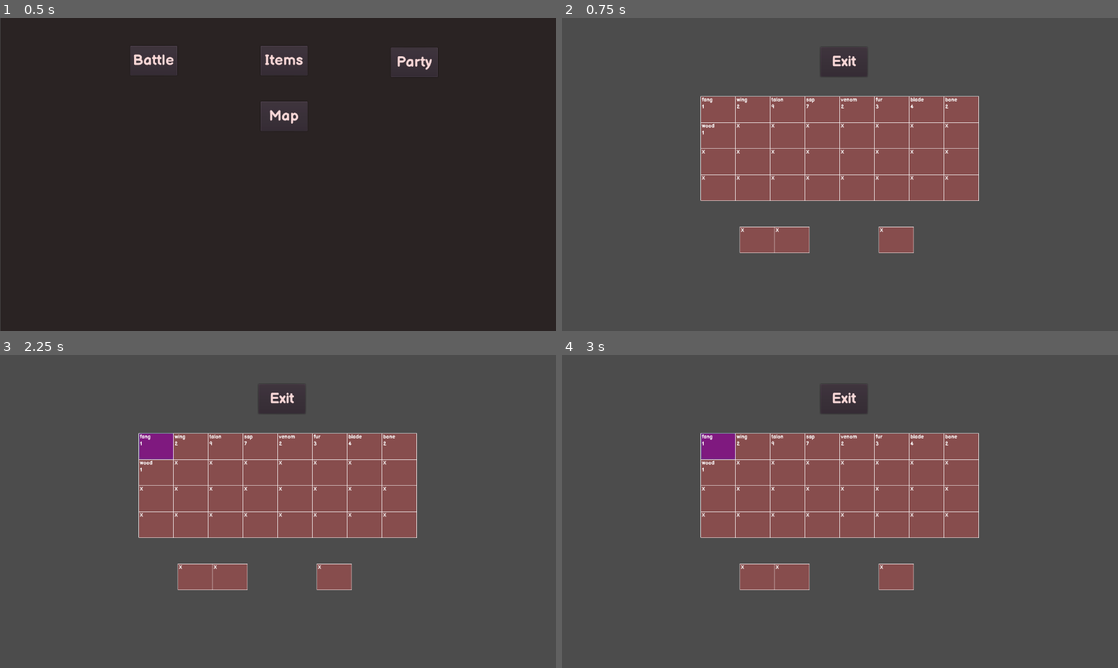
Above: before the commit, frames 1-4 (two rows, left to right).
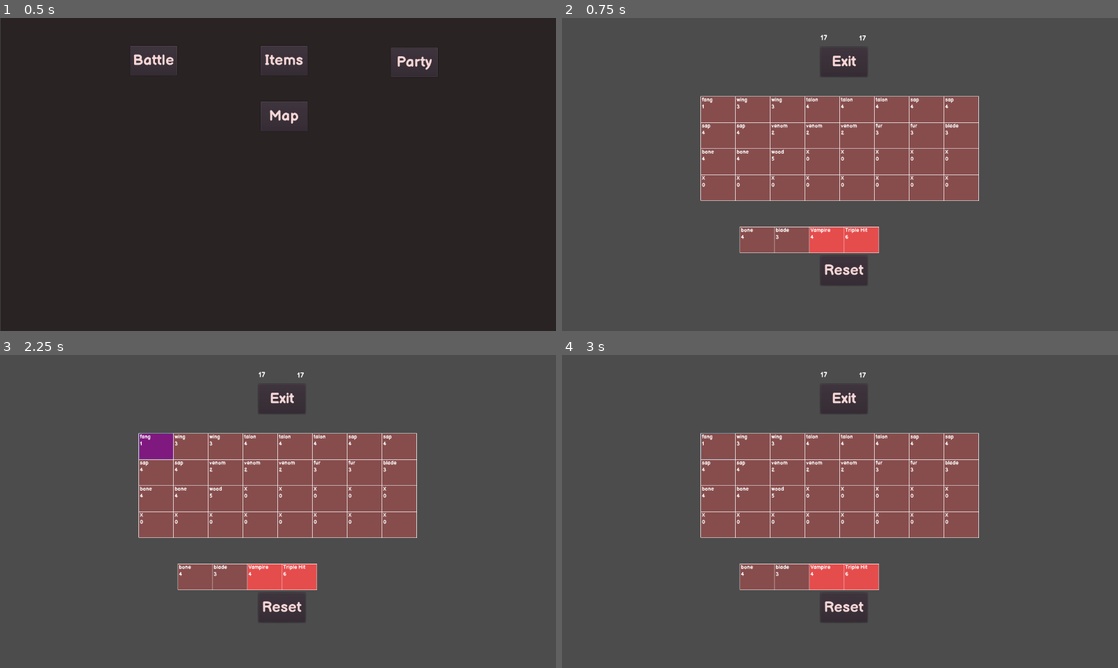
Above: after the commit, the same moments.

Repository: notMSB/shatterblade
Game: Godot game, scene res://src/Project/Debug.tscn
Two runs of this game, one before a commit and one after it. Both use one fixed random seed, a clock stepped at 60 frames per second and the inputs below.
Inputs (mouse positions are in pixels of both pictures, inside the frame that each line leads up to):
- Up to frame 1 (0.5 s): no input
- Up to frame 2 (0.75 s): click "Items" at 0.5 s
- Up to frame 3 (2.25 s): click (283, 608) at 1.25 s, where only the run after the commit has a clickable "Reset"; click (155, 445) at 2.02 s
- Up to frame 4 (3 s): click (717, 445) at 2.77 s

Frame 1 is identical in both runs. In frame 2, 2.8% of the frame differs, in the area x 25-72%, y 5-86%; in frame 3, 2.8%; in frame 4, 3.3%.

Commit message:
trading prototype

Diff:
--- a/src/Project/UI/Inventory.gd
+++ b/src/Project/UI/Inventory.gd
@@ -17,17 +17,27 @@
 
 onready var iHolder = $HolderHolder/InventoryHolder
 onready var cHolder = $HolderHolder/CraftboxHolder
+onready var tHolder = $HolderHolder/TradeHolder
 
 var productBox
 var otherSelection #Used to sync a selection across all non-inventory box holders
 
 var boxesCount = Vector2(0,0)
 
+var initialTraderValue
+var currentTraderValue
+
 func _ready():
+	tHolder.assign_component_values()
 	if global.itemDict.empty():
-		global.itemDict = {"fang": 1, "wing": 2, "talon": 9, "sap": 7, "venom": 2, "fur": 3, "blade": 4, "bone": 2, "wood": 1, "moves": []}
+		global.itemDict = {"fang": 1, "wing": 2, "talon": 3, "sap": 4, "venom": 3, "fur": 2, "blade": 1, "bone": 2, "wood": 1, "moves": []}
 	make_grid()
-	make_craftboxes()
+	#make_actionboxes(CRAFTBOXES, true)
+	make_actionboxes(tHolder.stock.size())
+	initialTraderValue = tHolder.get_inventory_value(tHolder.stock)
+	currentTraderValue = initialTraderValue
+	$Initial.text = String(initialTraderValue)
+	$Current.text = String(currentTraderValue)
 	if global.storedParty.size() > 0:
 		for i in global.storedParty.size():
 			while global.storedParty[i].moves.size() < MOVESPACES:
@@ -44,7 +54,8 @@
 			for move in global.itemDict[MOVEHOLDER]:
 				identify_product(make_inventorybox(move))
 		else:
-			make_inventorybox(item)
+			for i in global.itemDict[item]:
+				make_inventorybox(item)
 	while YMAX > boxesCount.y: #fill out the rest of the grid
 		make_inventorybox("X")
 
@@ -54,8 +65,7 @@
 	box.position.x = XSTART + (boxesCount.x * XINCREMENT)
 	box.position.y = YSTART + (boxesCount.y * YINCREMENT)
 	box.get_node("Name").text = boxName
-	if global.itemDict.has(boxName): box.get_node("Info").text = String(global.itemDict[boxName])
-	else: box.get_node("Info").text = ""
+	box.get_node("Info").text = String(tHolder.get_item_value(boxName))
 	incrementBoxCount()
 	return box
 
@@ -65,35 +75,66 @@
 		boxesCount.x = 0
 		boxesCount.y +=1
 
-func make_craftboxes():
+func make_actionboxes(boxCount, isCraft = false):
 	var box
-	for i in CRAFTBOXES:
+	var usedHolder
+	if isCraft: usedHolder = cHolder
+	else: usedHolder = $HolderHolder/TradeHolder
+	for i in boxCount:
 		box = ItemBox.instance()
-		cHolder.add_child(box)
-		box.position.x = XSTART*1.25 + (i*i*XINCREMENT)
+		usedHolder.add_child(box)
+		if isCraft: box.position.x = XSTART*1.25 + (i*i*XINCREMENT) #different spacing for crafting/trading
+		else: box.position.x = XSTART*1.25 + (i * XINCREMENT)
 		box.position.y = YSTART*2.5
-		box.get_node("Info").visible = false
-		if i == CRAFTBOXES - 1:
+		if isCraft and i == boxCount - 1: #The crafting product box shouldn't be clickable
 			box.get_node("Button").visible = false
 			productBox = box
+		if !isCraft:
+			box.get_node("Name").text = usedHolder.stock[i]
+			$ResetButton.visible = true
+			identify_product(box)
 
 func select_box(box = null):
 	if box.moveType != $Moves.moveType.basic:
 		var boxParent = box.get_parent()
 		deselect_box(boxParent.selectedBox)
 		box.get_parent().selectedBox = box
-		if boxParent != iHolder: otherSelection = box
 		box.get_node("ColorRect").color = Color(.5,.1,.5,1)
-		check_crafts()
+		check_swap(box)
 
 func deselect_box(box):
 	if box:
 		identify_product(box)
 		box.get_parent().selectedBox = null
-		if otherSelection: otherSelection = null #if the box and the otherselection are the same they should both be nulled out
-	elif otherSelection: #if the otherselection is not in the same region as the box
-		identify_product(otherSelection)
-		otherSelection.get_parent().selectedBox = null
+	else:
+		print("no box")
+
+func deselect_multi(boxes):
+	for box in boxes:
+		deselect_box(box)
+	otherSelection = null
+
+func check_swap(selectedBox):
+	if !otherSelection:
+		otherSelection = selectedBox
+	else:
+		swap_boxes(selectedBox, otherSelection)
+
+func swap_boxes(one, two):
+	var temp = one.get_node("Name").text
+	one.get_node("Name").text = two.get_node("Name").text
+	two.get_node("Name").text = temp
+	deselect_multi([one, two])
+	assess_trade_value()
+
+func assess_trade_value():
+	var newStock = []
+	for child in tHolder.get_children():
+		if child.get_child_count() > 0: #if it has a name
+			newStock.append(child.get_node("Name").text)
+	currentTraderValue = tHolder.get_inventory_value(newStock)
+	$Current.text = String(currentTraderValue)
+	$ExitButton.visible = true if currentTraderValue >= initialTraderValue else false
 
 func check_crafts():
 	if iHolder.selectedBox and otherSelection: #if both sections have a selection
@@ -147,6 +188,7 @@
 		elif productType == $Moves.moveType.magic: box.get_node("ColorRect").color = Color(.3,.3,.9,1) #B
 		else: box.get_node("ColorRect").color = DEFAULTCOLOR
 	else: box.get_node("ColorRect").color = DEFAULTCOLOR
+	box.get_node("Info").text = String(tHolder.get_item_value(boxName))
 
 
 func confirm_craft(): #Subtract one from each ingredient from inventory and put in the new product
@@ -183,10 +225,10 @@
 		cBox.get_node("Name").text = "X"
 	$CraftButton.visible = false
 
-func exit():
+func exit(): #Save inventory and leave
 	for i in global.storedParty.size():
 		global.storedParty[i].moves.clear()
-		for box in $HolderHolder/DisplayHolder.get_child(i).get_node("MoveBoxes").get_children(): #Just accessing the moveboxes
+		for box in $HolderHolder/DisplayHolder.get_child(i).get_node("MoveBoxes").get_children(): #Accessing the moveboxes
 			var moveName = box.get_node("Name").text
 			if $Moves.moveList[moveName]["type"] > $Moves.moveType.basic:
 				 global.storedParty[i].moves.append(moveName)
@@ -197,3 +239,6 @@
 		if !global.itemDict.has(iName): #it's a move and goes in the holder
 			global.itemDict[MOVEHOLDER].append(iName)
 	return get_tree().change_scene("res://src/Project/Debug.tscn")
+
+func reset_trade():
+	return get_tree().reload_current_scene()
--- a/src/Project/UI/Inventory.tscn
+++ b/src/Project/UI/Inventory.tscn
@@ -9,9 +9,14 @@
 [ext_resource path="res://src/Project/UI/DisplayHolder.gd" type="Script" id=7]
 [ext_resource path="res://src/Project/UI/PlayerProfile.tscn" type="PackedScene" id=8]
 [ext_resource path="res://src/Project/UI/PlayerMove.tscn" type="PackedScene" id=9]
+[ext_resource path="res://src/Project/UI/Trading.gd" type="Script" id=10]
+[ext_resource path="res://src/Project/Units/Enemies.gd" type="Script" id=11]
 
 [sub_resource type="DynamicFont" id=1]
 size = 34
+font_data = ExtResource( 6 )
+
+[sub_resource type="DynamicFont" id=2]
 font_data = ExtResource( 6 )
 
 [node name="Inventory" type="Node2D"]
@@ -28,15 +33,32 @@
 visible = false
 modulate = Color( 0.976471, 0.847059, 0.847059, 1 )
 margin_left = 595.0
-margin_top = 475.0
+margin_top = 547.0
 margin_right = 703.0
-margin_bottom = 543.0
+margin_bottom = 615.0
 custom_fonts/font = SubResource( 1 )
 custom_colors/font_color_disabled = Color( 1, 1, 1, 1 )
 custom_colors/font_color = Color( 1, 1, 1, 1 )
 custom_colors/font_color_hover = Color( 1, 1, 1, 1 )
 custom_colors/font_color_pressed = Color( 1, 1, 1, 1 )
 text = "Craft"
+__meta__ = {
+"_edit_use_anchors_": false
+}
+
+[node name="ResetButton" type="Button" parent="."]
+visible = false
+modulate = Color( 0.976471, 0.847059, 0.847059, 1 )
+margin_left = 595.0
+margin_top = 547.0
+margin_right = 703.0
+margin_bottom = 615.0
+custom_fonts/font = SubResource( 1 )
+custom_colors/font_color_disabled = Color( 1, 1, 1, 1 )
+custom_colors/font_color = Color( 1, 1, 1, 1 )
+custom_colors/font_color_hover = Color( 1, 1, 1, 1 )
+custom_colors/font_color_pressed = Color( 1, 1, 1, 1 )
+text = "Reset"
 __meta__ = {
 "_edit_use_anchors_": false
 }
@@ -70,5 +92,36 @@
 PlayerProfile = ExtResource( 8 )
 PlayerMove = ExtResource( 9 )
 
+[node name="TradeHolder" type="Node2D" parent="HolderHolder"]
+script = ExtResource( 10 )
+
+[node name="Enemies" type="Node2D" parent="HolderHolder/TradeHolder"]
+script = ExtResource( 11 )
+
+[node name="Initial" type="Label" parent="."]
+margin_left = 556.451
+margin_top = 36.0915
+margin_right = 651.451
+margin_bottom = 56.0915
+custom_fonts/font = SubResource( 2 )
+text = "0"
+align = 1
+__meta__ = {
+"_edit_use_anchors_": false
+}
+
+[node name="Current" type="Label" parent="."]
+margin_left = 644.798
+margin_top = 37.4101
+margin_right = 739.798
+margin_bottom = 57.4101
+custom_fonts/font = SubResource( 2 )
+text = "0"
+align = 1
+__meta__ = {
+"_edit_use_anchors_": false
+}
+
 [connection signal="pressed" from="CraftButton" to="." method="confirm_craft"]
+[connection signal="pressed" from="ResetButton" to="." method="reset_trade"]
 [connection signal="pressed" from="ExitButton" to="." method="exit"]
--- /dev/null
+++ b/src/Project/UI/Trading.gd
@@ -0,0 +1,32 @@
+extends Node2D
+
+onready var Crafting = get_node("../../Crafting")
+
+var selectedBox
+var values = {}
+var stock = ["bone", "blade", "Vampire", "Triple Hit"]
+const DEFAULTVALUE = 5
+
+func assign_component_values():
+	var eList = $Enemies.enemyList
+	for component in Crafting.c:
+		values[component] = DEFAULTVALUE
+	for enemy in eList:
+		for reward in eList[enemy]["rewards"]:
+			values[reward] = max(1, values[reward] - 1)
+	print(values)
+
+func get_item_value(itemName):
+	if itemName == "X":
+		return 0
+	elif Crafting.c.has(itemName):
+		return values[itemName]
+	else:
+		var items = Crafting.break_down(itemName)
+		return get_item_value(items[0]) + get_item_value(items[1])
+
+func get_inventory_value(inventory):
+	var finalValue = 0
+	for item in inventory:
+		finalValue += get_item_value(item)
+	return finalValue
--- a/src/Project/Units/Crafting.gd
+++ b/src/Project/Units/Crafting.gd
@@ -30,7 +30,7 @@
 }
 
 func test():
-	sort_then_combine(c.blade, c.fur)
+	break_down("Quick Attack")
 
 func sort_then_combine(one, two):
 	if one <= two:
@@ -40,3 +40,11 @@
 
 func combine(one, two):
 	return products[one][two]
+
+func break_down(moveName):
+	for i in products.size():
+		for j in products[i].size():
+			if products[i][i+j] == moveName:
+				print(str(c.keys()[i]), "  ", c.keys()[i+j])
+				return [c.keys()[i], c.keys()[i+j]]
+	return "X"
--- a/src/Project/Units/Enemies.gd
+++ b/src/Project/Units/Enemies.gd
@@ -1,48 +1,20 @@
 extends Node
 
 var enemyList = {
-	"Bat": {"stats": [15], "passives": {"Dodgy": 1}, "specials": ["Vampire"], "rewards": [
-		{"name": "Vampire", "type": "specials", "weight": 50},
-		{"name": "Dodge", "type": "specials", "weight": 50},
-		{"name": "Dodgy", "type": "passives", "weight": 5},
-		{"name": "Money", "loot": true, "amount": 5, "weight": 50}
-	]},
-	"Bird": {"stats": [20], "specials": ["Dive Bomb", "Triple Hit"], "rewards": [
-		{"name": "Dive Bomb", "type": "specials", "weight": 50},
-		{"name": "Triple Hit", "type": "specials", "weight": 50},
-		{"name": "Money", "loot": true, "amount": 5, "weight": 50}
-	]},
-	"Flower": {"stats": [15], "passives": {"Counter": 1}, "specials": ["Growth"], "rewards": [
-		{"name": "Growth", "type": "specials", "weight": 50},
-		{"name": "Sucker Punch", "type": "specials", "weight": 50},
-		{"name": "Counter", "type": "passives", "weight": 5},
-		{"name": "Money", "loot": true, "amount": 5, "weight": 50}
-	]},
-	"Rat": {"stats": [10], "passives": {"Dodgy": 1}, "specials": ["Plague"], "rewards": [
-		{"name": "Plague", "type": "specials", "weight": 50},
-		{"name": "Hide", "type": "specials", "weight": 50},
-		{"name": "Dodgy", "type": "passives", "weight": 5},
-		{"name": "Money", "loot": true, "amount": 5, "weight": 50}
-	]},
-	"Scorpion": {"stats": [25], "specials": ["Piercing Sting", "Crusher Claw"], "rewards": [
-		{"name": "Piercing Sting", "type": "specials", "weight": 50},
-		{"name": "Crusher Claw", "type": "specials", "weight": 50},
-		{"name": "Money", "loot": true, "amount": 5, "weight": 50}
-	]},
-	"Skeleton": {"stats": [30], "specials": ["Power Attack", "Coldsteel"], "rewards": [
-		{"name": "Power Attack", "type": "specials", "weight": 50},
-		{"name": "Coldsteel", "type": "specials", "weight": 50},
-		{"name": "Money", "loot": true, "amount": 5, "weight": 50}
-	]},
-	"Snake": {"stats": [15], "passives": {"Venomous": 0}, "specials": ["Constrict"], "rewards": [
-		{"name": "Constrict", "type": "specials", "weight": 50},
-		{"name": "Poison Strike", "type": "specials", "weight": 50},
-		{"name": "Venomous", "type": "passives", "weight": 5},
-		{"name": "Money", "loot": true, "amount": 5, "weight": 50}
-	]},
-	"Wolf": {"stats": [25], "specials": ["Take Down", "Frostfang"], "rewards": [
-		{"name": "Take Down", "type": "specials", "weight": 50},
-		{"name": "Frostfang", "type": "specials", "weight": 50},
-		{"name": "Money", "loot": true, "amount": 5, "weight": 50}
-	]},
+	"Bat": {"stats": [15], "passives": {"Dodgy": 1}, "specials": ["Vampire"],
+		"rewards": ["wing", "fang"]},
+	"Bird": {"stats": [20], "specials": ["Dive Bomb", "Triple Hit"],
+		"rewards": ["wing", "talon"]},
+	"Flower": {"stats": [15], "passives": {"Counter": 1}, "specials": ["Growth"],
+		"rewards": ["sap", "venom"]},
+	"Rat": {"stats": [10], "passives": {"Dodgy": 1}, "specials": ["Plague"],
+		"rewards": ["fur", "fang"]},
+	"Scorpion": {"stats": [25], "specials": ["Piercing Sting", "Crusher Claw"],
+		"rewards": ["blade", "venom"]},
+	"Skeleton": {"stats": [30], "specials": ["Power Attack", "Coldsteel"],
+		"rewards": ["blade", "bone"]},
+	"Snake": {"stats": [15], "passives": {"Venomous": 0}, "specials": ["Constrict"],
+		"rewards": ["fang", "venom"]},
+	"Wolf": {"stats": [25], "specials": ["Take Down", "Frostfang"],
+		"rewards": ["fur", "fang"]},
 }
Not shown: 4 places in src/Project/Debug.tscn that only renumber resources
Not shown: 1 places in src/Project/UI/Inventory.tscn that only renumber resources
